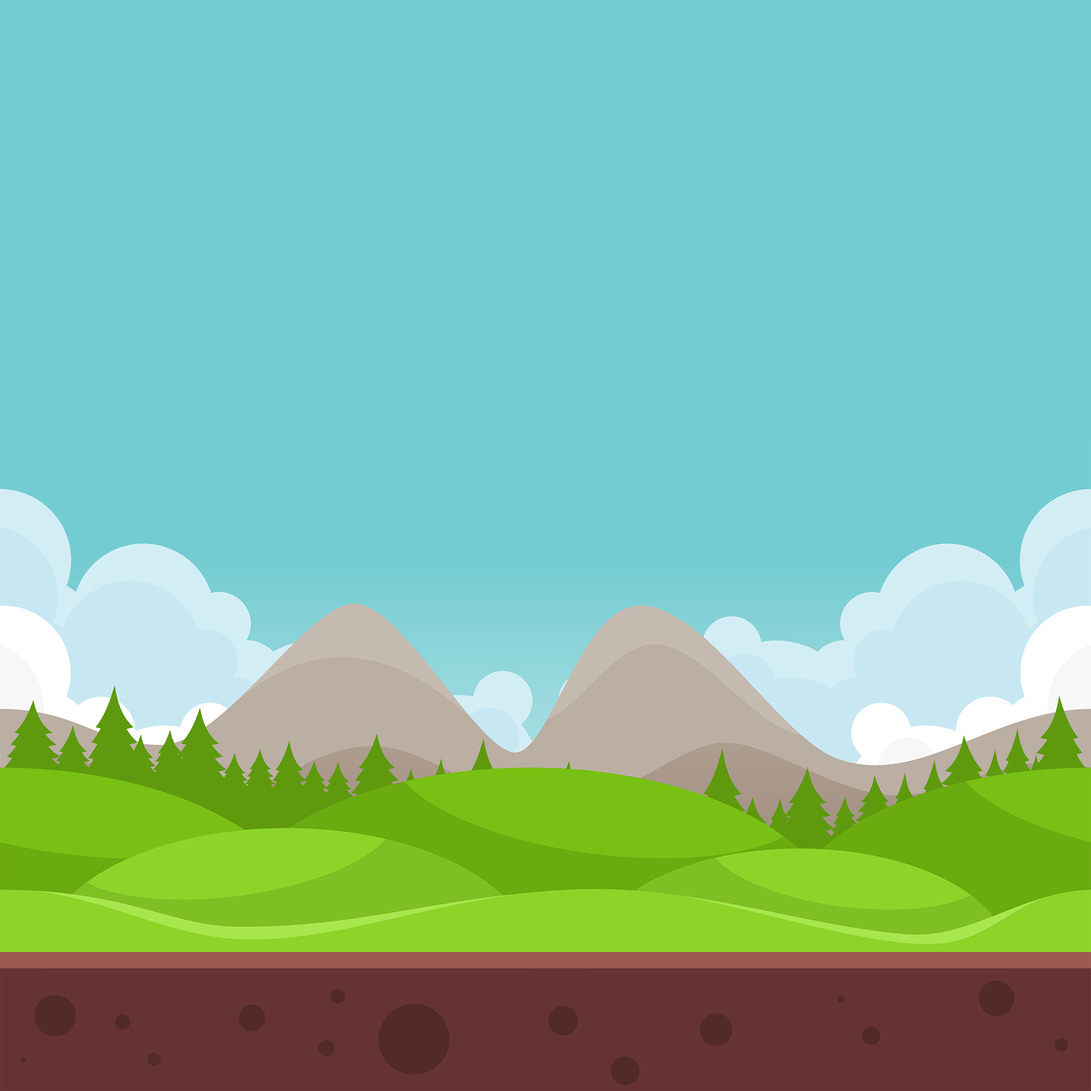
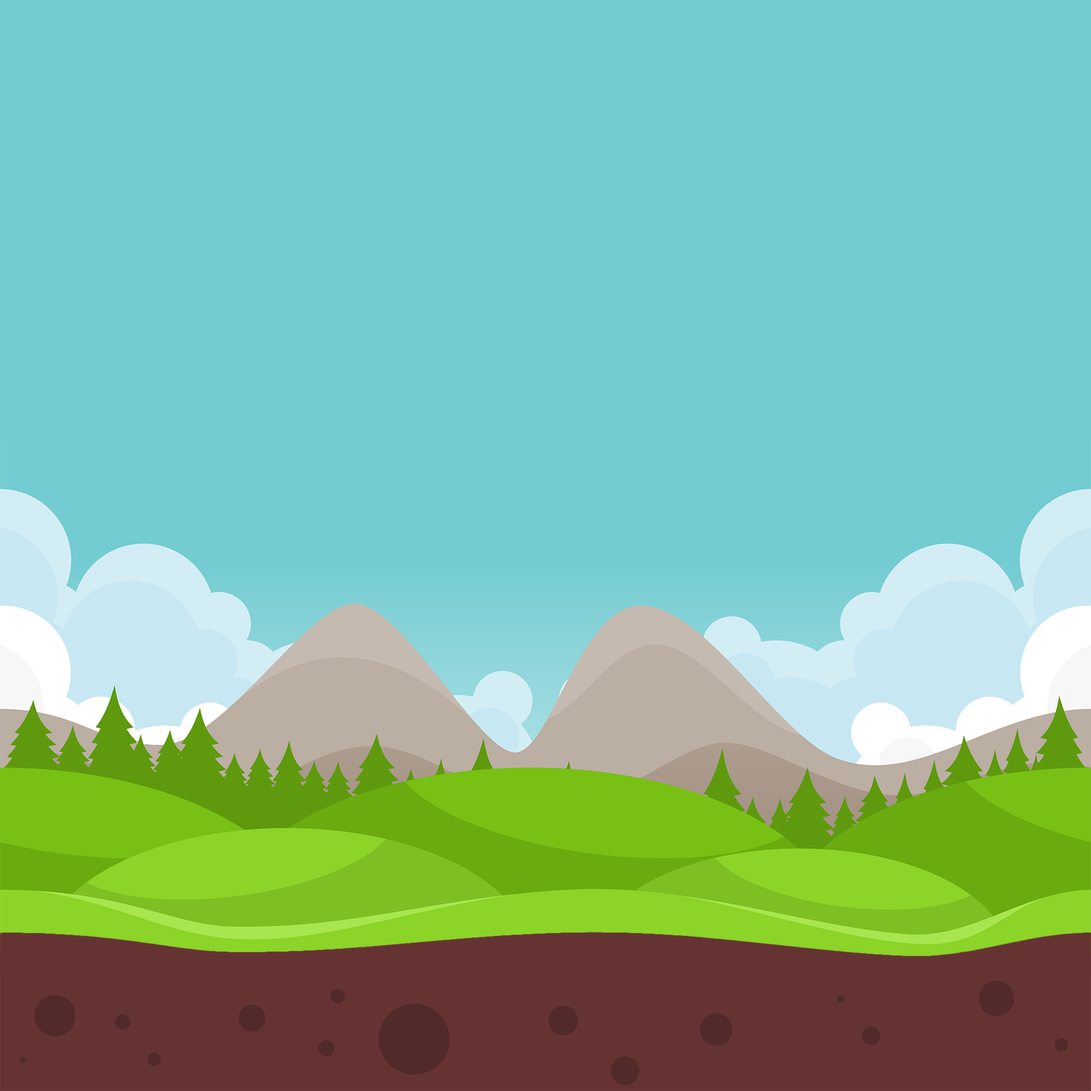
Layered file, before and after one edit (1091px x 1091px). Changes by layer:
showed "Dropped Buffer #1", painted on it over (x1=0, y1=932, x2=1091, y2=975)
hid "Dropped Buffer" over (x1=0, y1=932, x2=1091, y2=975)
